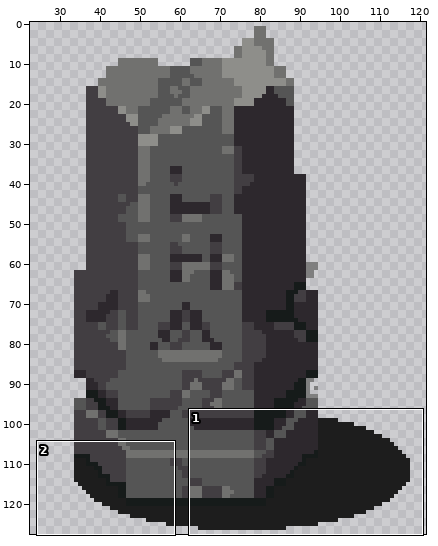
One commit to this pixel-art file: Pixel Art/Object/Pillar-destruction.aseprite. Above: a wide view before the commit, with the close-up outlined.
Close-up. Before the edit:
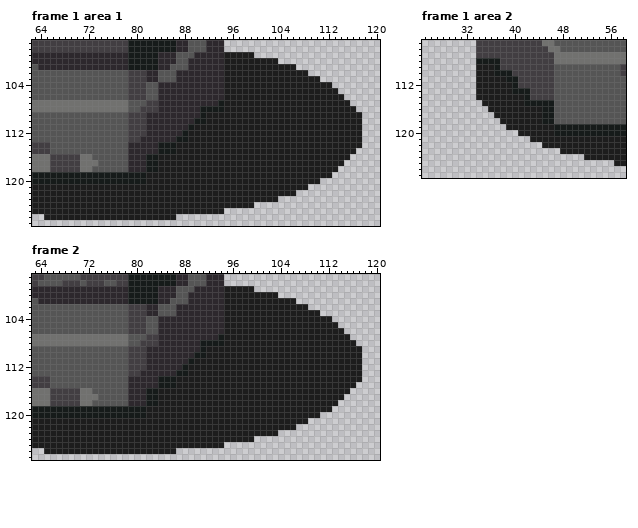
128x128 pixels, 9 frames. Shown: frame 1 area 1: x 63..120, y 97..127; frame 1 area 2: x 25..58, y 105..127; frame 2: x 63..120, y 97..127. The wide view leaves out empty margins. The commit also changed other frames or places, which this record leaves out.
Now the later version:
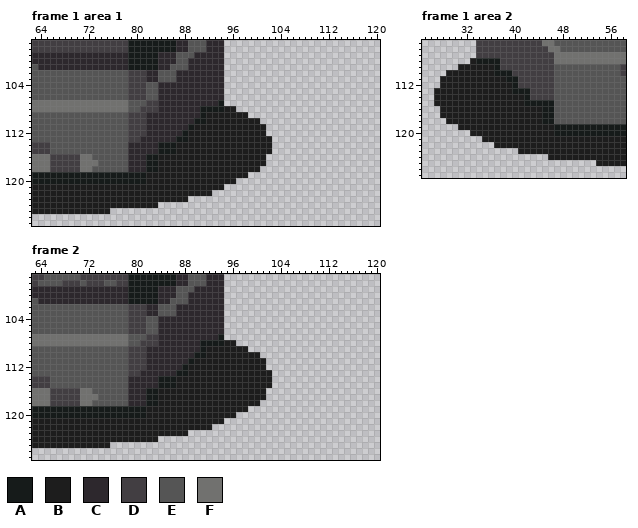
Palette (. is transparent): A #161b1a  B #1d1d1d  C #2d282d  D #423e42  E #555555  F #71716f
Diff:
Frame 1 area 1:
y 99: x 95..99 BBBBB -> .....
y 100: x 95..103 BBBBBBBBB -> .........
y 101: x 95..106 BBBBBBBBBBBB -> ............
y 102: x 95..108 BBBBBBBBBBBBBB -> ..............
y 103: x 95..110 BBBBBBBBBBBBBBBB -> ................
y 104: x 95..112 BBBBBBBBBBBBBBBBBB -> ..................
y 105: x 95..113 BBBBBBBBBBBBBBBBBBB -> ...................
y 106: x 95..114 BBBBBBBBBBBBBBBBBBBB -> ....................
y 107: x 95..115 BBBBBBBBBBBBBBBBBBBBB -> .....................
y 108: x 97..116 BBBBBBBBBBBBBBBBBBBB -> ....................
y 109: x 99..117 BBBBBBBBBBBBBBBBBBB -> ...................
y 110: x 101..117 BBBBBBBBBBBBBBBBB -> .................
y 111..112: x 102..117 BBBBBBBBBBBBBBBB -> ................
y 113..114: x 103..117 BBBBBBBBBBBBBBB -> ...............
y 115: x 103..116 BBBBBBBBBBBBBB -> ..............
y 116: x 102..115 BBBBBBBBBBBBBB -> ..............
y 117: x 102..114 BBBBBBBBBBBBB -> .............
y 118: x 101..113 BBBBBBBBBBBBB -> .............
y 119: x 99..112 BBBBBBBBBBBBBB -> ..............
y 120: x 97..110 BBBBBBBBBBBBBB -> ..............
y 121: x 95..108 BBBBBBBBBBBBBB -> ..............
y 122: x 93..106 BBBBBBBBBBBBBB -> ..............
y 123: x 89..103 BBBBBBBBBBBBBBB -> ...............
y 124: x 84..99 BBBBBBBBBBBBBBBB -> ................
y 125: x 76..94 BBBBBBBBBBBBBBBBBBB -> ...................
y 126: x 65..86 BBBBBBBBBBBBBBBBBBBBBB -> ......................
Frame 1 area 2:
y 108: x 33 . -> B
y 109: x 31..33 ... -> BBB
y 110: x 29..33 ..... -> BBBBB
y 111..112: x 28..33 ...... -> BBBBBB
y 113..114: x 27..33 ....... -> BBBBBBB
y 115: x 27..34 ........ -> BBBBBBBB
y 116: x 28..35 ........ -> BBBBBBBB
y 117: x 28..36 ......... -> BBBBBBBBB
y 118: x 29..37 ......... -> BBBBBBBBB
y 119: x 31..38 ........ -> BBBBBBBB
y 120: x 33..40 ........ -> BBBBBBBB
y 121: x 35..42 ........ -> BBBBBBBB
y 122: x 37..44 ........ -> BBBBBBBB
y 123: x 41..47 ....... -> BBBBBBB
y 124: x 46..51 ...... -> BBBBBB
y 125: x 54..56 ... -> BBB
Frame 2: the same change as frame 1 area 1
Pixel boxes of the changes (left, top, right, bottom) in both close-ups:
erased: (44, 52, 362, 220)
added: (434, 58, 614, 166)
erased: (44, 286, 362, 454)
